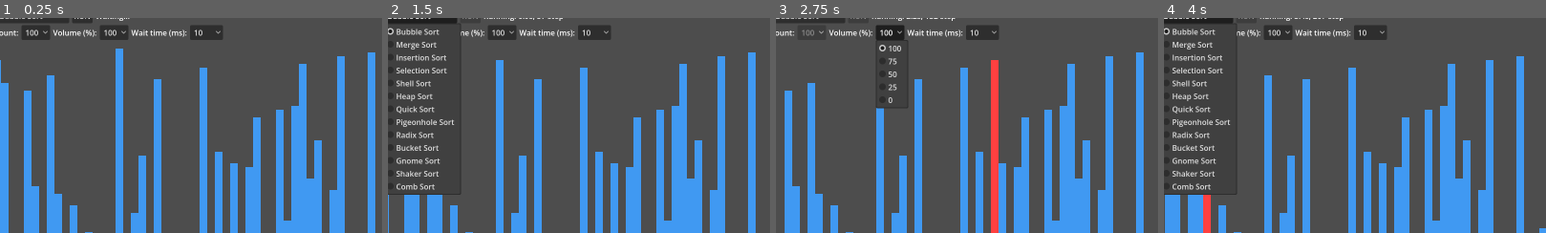
Above: before the commit, frames 1-4 (left to right).
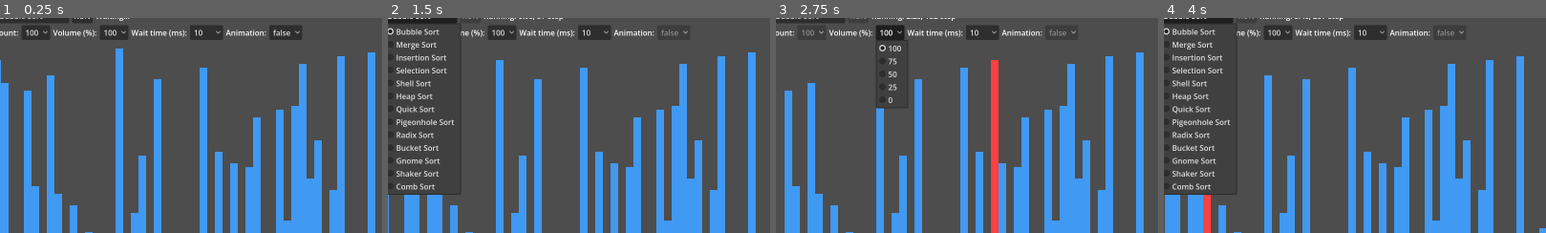
Above: after the commit, the same moments.

Repository: jiro4989/sort_visualizer
Game: Godot game, scene res://src/main.tscn
Same seed, same stepped clock (60 frames per second), same inputs: the game is played once before the commit and once after it.
Inputs:
- Up to frame 1 (0.25 s): no input
- Up to frame 2 (1.5 s): click "RUN" at 0.5 s; click "Bubble Sort" at 1.25 s
- Up to frame 3 (2.75 s): click "100" at 2 s
- Up to frame 4 (4 s): click "10" at 2.75 s; click "Bubble Sort" at 3.5 s
The pictures show only the part of the screen within x 5-55%, y 3-53%; the shares and areas given below are measured in that part.

The runs differ from the first frame. In frame 1, 0.7% of the frame differs, in the area x 59-79%, y 3-11%; in frame 2, 0.2%; in frame 3, 0.2%; in frame 4, 0.2%.

Commit message:
feat: 値変更時にアニメーションできるように変更

Diff:
--- a/src/main.gd
+++ b/src/main.gd
@@ -9,6 +9,7 @@
 @onready var select_element_count_option: OptionButton = $MarginContainer/VBoxContainer/HBoxContainer2/SelectElementCountOption
 @onready var select_volume_option: OptionButton = $MarginContainer/VBoxContainer/HBoxContainer2/SelectVolumeOption
 @onready var select_wait_time_option: OptionButton = $MarginContainer/VBoxContainer/HBoxContainer2/SelectWaitTimeOption
+@onready var select_animation_option: OptionButton = $MarginContainer/VBoxContainer/HBoxContainer2/SelectAnimationOption
 
 @onready var audio_stream_player: AudioStreamPlayer = $AudioStreamPlayer
 
@@ -120,6 +121,16 @@
 func _on_select_element_count_option_item_selected(__index: int) -> void:
 	setup_sort_values()
 	shuffle_sort_values()
+	setup_animation()
+
+## アニメーションの有効無効を切り替える。
+func _on_select_animation_option_item_selected(__index):
+	setup_animation()
+
+func setup_animation() -> void:
+	var enable_animation: bool = select_animation_option.text == "true"
+	for i in range(sort_values.size()):
+		sort_values[i].set_enable_animation(enable_animation)
 
 ## Panel の参照自体はそのままで、sort_value の値のみシャッフルする。
 ##
@@ -202,11 +213,15 @@
 	shuffle_button.disabled = true
 	run_sort_button.disabled = true
 	select_element_count_option.disabled = true
+	select_animation_option.disabled = true
+
 	await sort(select_sort_option.text)
 	await highlight_all_panels()
+
 	shuffle_button.disabled = false
 	run_sort_button.disabled = false
 	select_element_count_option.disabled = false
+	select_animation_option.disabled = false
 
 func sort(sort_type: String) -> void:
 	await sort_algorithms_map[sort_type].sort.call()
--- a/src/main.tscn
+++ b/src/main.tscn
@@ -97,6 +97,19 @@
 popup/item_3/text = "1000"
 popup/item_3/id = 3
 
+[node name="AnimationLabel" type="Label" parent="MarginContainer/VBoxContainer/HBoxContainer2" unique_id=1591141874]
+layout_mode = 2
+text = "Animation:"
+
+[node name="SelectAnimationOption" type="OptionButton" parent="MarginContainer/VBoxContainer/HBoxContainer2" unique_id=1638635727]
+layout_mode = 2
+selected = 0
+item_count = 2
+popup/item_0/text = "false"
+popup/item_0/id = 0
+popup/item_1/text = "true"
+popup/item_1/id = 1
+
 [node name="SortVisualizationArea" type="HBoxContainer" parent="MarginContainer/VBoxContainer" unique_id=263280689]
 layout_mode = 2
 theme_override_constants/separation = 0
@@ -106,3 +119,4 @@
 [connection signal="pressed" from="MarginContainer/VBoxContainer/HBoxContainer/ShuffleButton" to="." method="_on_shuffle_button_pressed"]
 [connection signal="pressed" from="MarginContainer/VBoxContainer/HBoxContainer/RunSortButton" to="." method="_on_run_sort_button_pressed"]
 [connection signal="item_selected" from="MarginContainer/VBoxContainer/HBoxContainer2/SelectElementCountOption" to="." method="_on_select_element_count_option_item_selected"]
+[connection signal="item_selected" from="MarginContainer/VBoxContainer/HBoxContainer2/SelectAnimationOption" to="." method="_on_select_animation_option_item_selected"]
--- a/src/sort_bar.gd
+++ b/src/sort_bar.gd
@@ -4,8 +4,11 @@
 var column: VBoxContainer
 var panel: Panel
 var panel_style: StyleBoxFlat
+var height_tween: Tween
 var bar_width: float
 var bar_height: float
+var enable_animation: bool = false
+const HEIGHT_ANIMATION_SEC: float = 0.08
 
 func _init(_value: int, _bar_width: float, _bar_height: float, color: Color) -> void:
 	value = _value
@@ -49,4 +52,23 @@
 
 func set_value(_value: int) -> void:
 	value = _value
-	panel.custom_minimum_size = Vector2(0, _value * bar_height)
+	var target_size := Vector2(0, _value * bar_height)
+
+	# アニメーション無効時や初期化直後は即時反映する。
+	if not enable_animation or not panel.is_inside_tree():
+		if is_instance_valid(height_tween):
+			height_tween.kill()
+		panel.custom_minimum_size = target_size
+		return
+
+	if is_instance_valid(height_tween):
+		height_tween.kill()
+
+	height_tween = panel.create_tween()
+	height_tween.set_trans(Tween.TRANS_SINE)
+	height_tween.set_ease(Tween.EASE_OUT)
+	height_tween.tween_property(panel, "custom_minimum_size", target_size, HEIGHT_ANIMATION_SEC)
+
+## 値変更時のアニメーションの有効無効を変更する。
+func set_enable_animation(enable: bool) -> void:
+	enable_animation = enable
